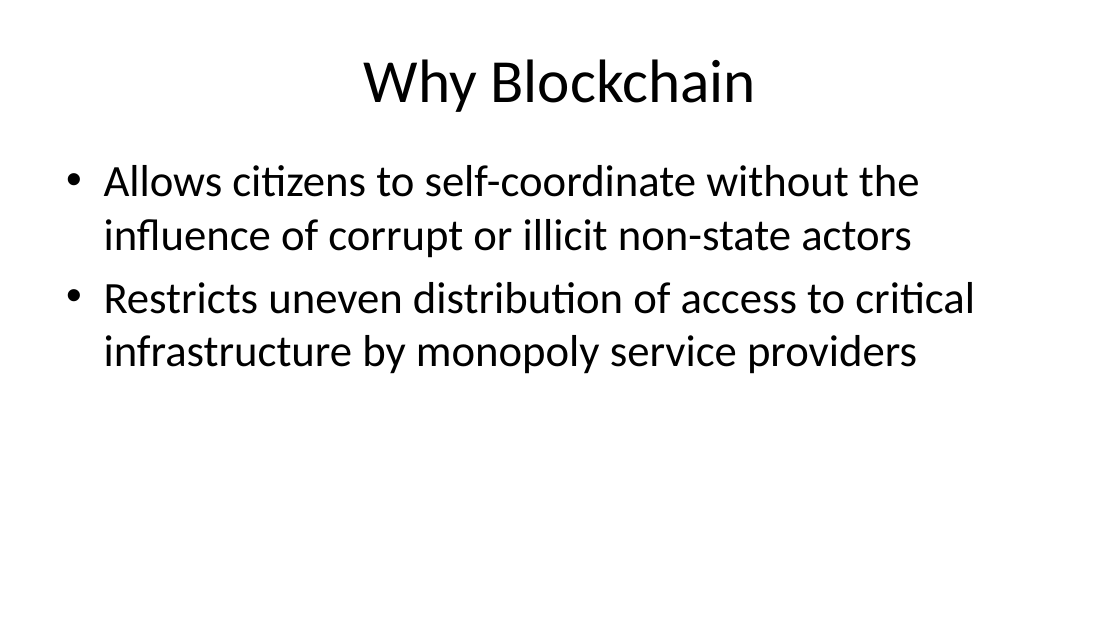
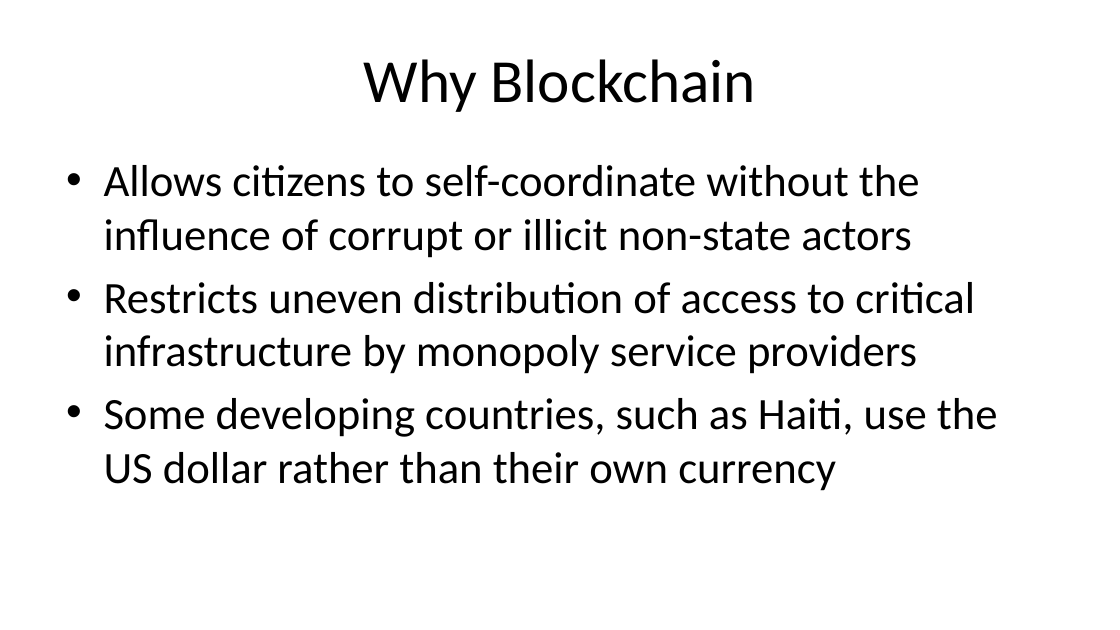
Before and after one commit to farahbrunache/travay-colony-vuejs-dapp, a slide deck: slide 12 of presentation/deck-v3.pptx. Drawn at 1120x630 pixels with LibreOffice and Linux fonts; fonts in the diff are those of the drawing. Boxes give left, top, right and bottom in pixels: in the first picture for what was removed or moved away, otherwise in the second. Text is boxed around its words. In the diff, an @@ line names an element or a change of style, - is before the commit and + after.

```diff
--- a/presentation/deck-v3.pptx
+++ b/presentation/deck-v3.pptx
@@ text at [104, 398, 998, 491]: paragraph added @@
+• Some developing countries, such as Haiti, use the US dollar rather than their own currency
```
Also in this commit, not shown: 4 other slides changed, 30 other files.
